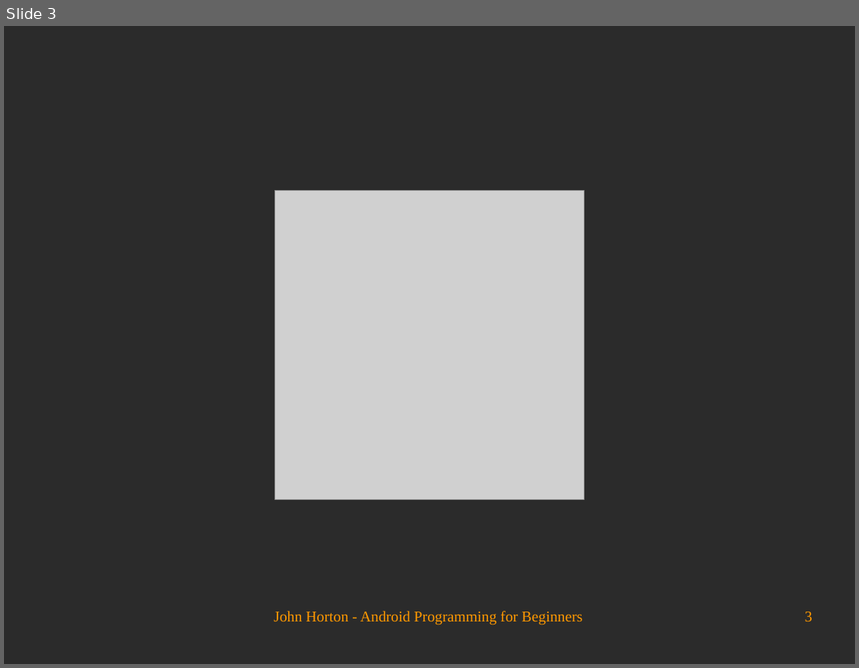
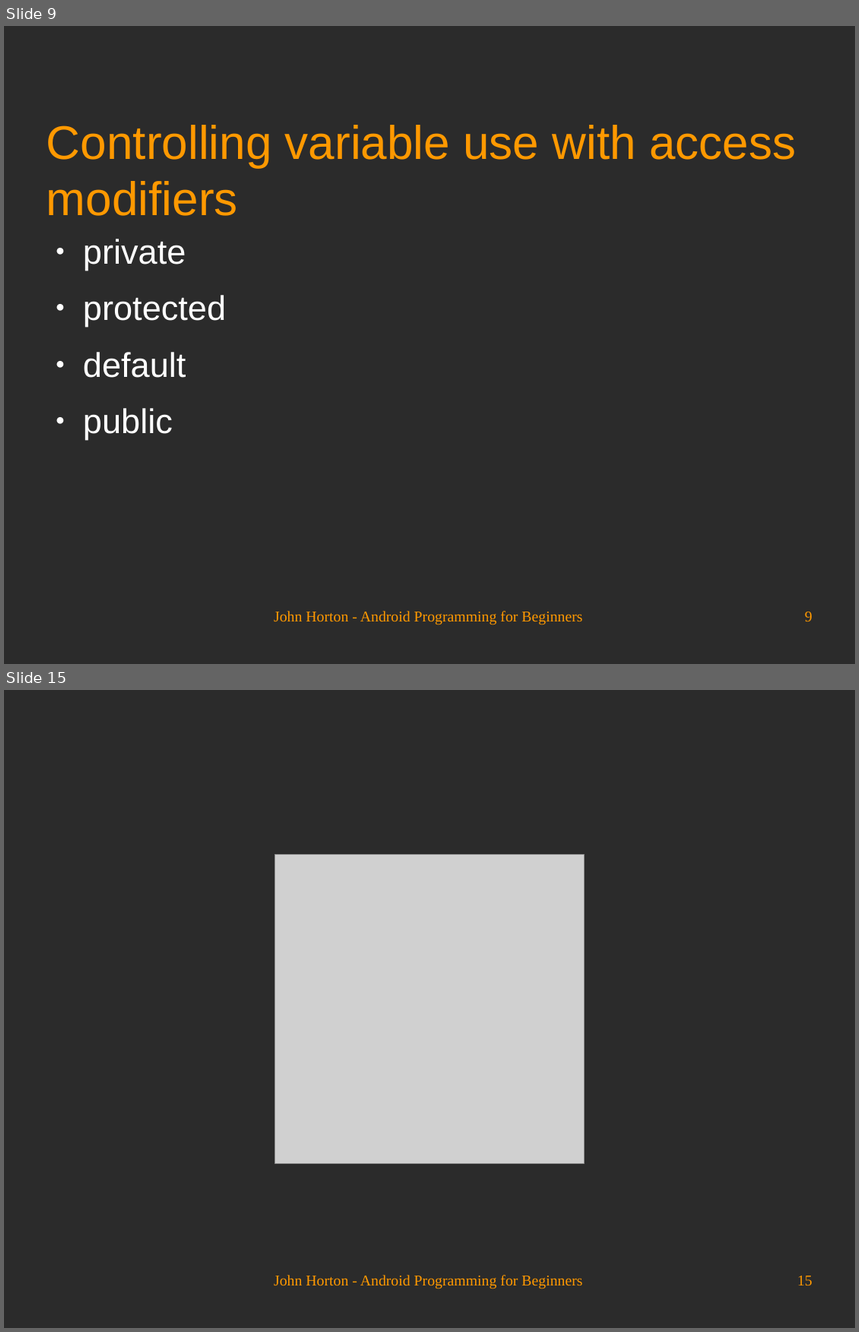
Before and after one commit to Academy-Soft-Intellect/Android-Programming-for-Beginners, a slide deck: 09_Object_Oriented_Programming.odp. Shown one above the other, each under a label of ours: slide 3 before the commit, slides 9 and 15 after it; the slides between them are not shown. The pictures are 859x668 and 859x1332 pixels, drawn with LibreOffice and Linux fonts; fonts in the diff are those of the drawing; grey boxes stand for pictures; background and template pictures are left out; a plain dark background stands for a picture behind light text. Boxes give left, top, right and bottom in pixels: in the first picture for what was removed or moved away, otherwise in the second. Text is boxed around its words. In the diff, an @@ line names an element or a change of style, - is before the commit and + after.

```diff
--- a/09_Object_Oriented_Programming.odp
+++ b/09_Object_Oriented_Programming.odp
@@ slide 9 added at (x1=4, y1=26, x2=855, y2=664), background picture (left out) @@
@@ title added at (x1=47, y1=125, x2=796, y2=216), 44 pt, text #FF9900 @@
+Controlling variable use with access
+modifiers
@@ text added at (x1=83, y1=239, x2=226, y2=439), 32 pt, text #FFFFFF @@
+● private
+● protected
+● default
+● public
@@ text added at (x1=274, y1=611, x2=582, y2=626), 14 pt, text #FF9900 @@
+John Horton - Android Programming for Beginners
@@ page number added at (x1=805, y1=612, x2=813, y2=622), 14 pt, text #FF9900 @@
+9
@@ what was slide 3 is now slide 15 @@
@@ page number at (x1=797, y1=1276, x2=813, y2=1286): text changed @@
-3
+15
```
Also in this commit, not shown: 2 slides changed, 11 other slides added.
